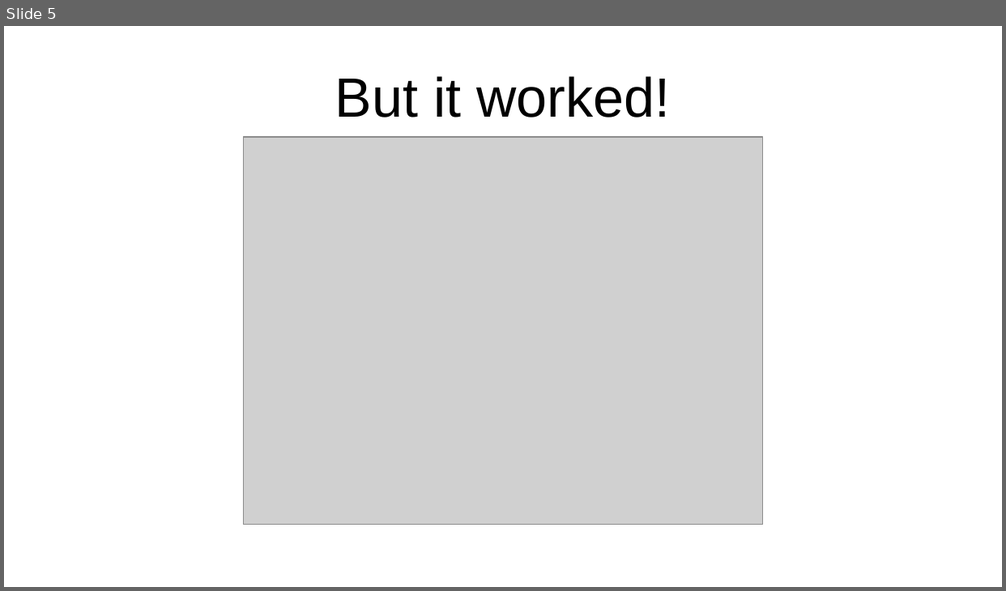
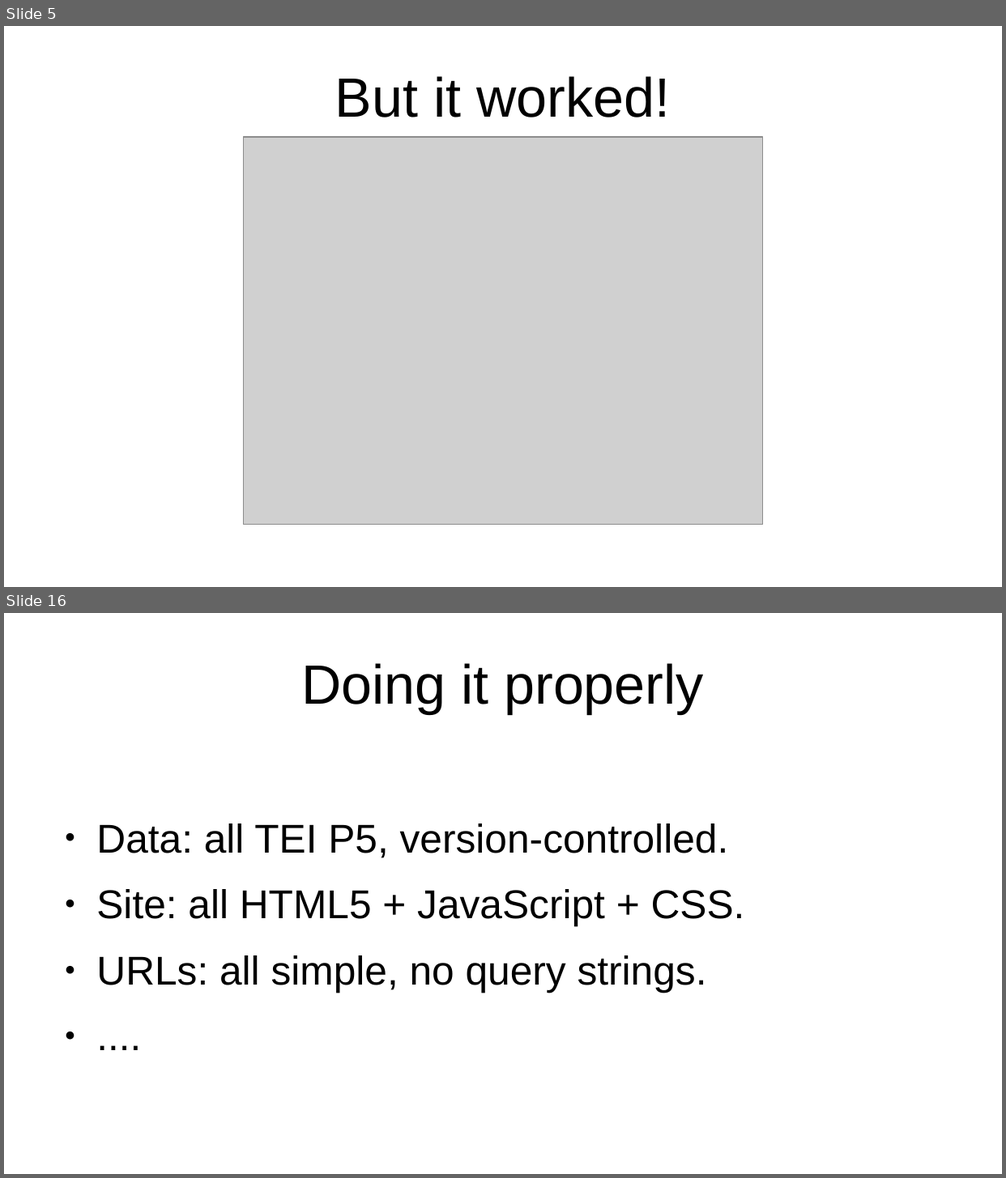
Before and after one commit to projectEndings/Endings, a slide deck: presentations/dhsi2019/how_we_finished_a_project.odp. Shown one above the other, each under a label of ours: slide 5 before the commit, slides 5 and 16 after it; the slides between them are not shown. The pictures are 1006x591 and 1006x1178 pixels, drawn with LibreOffice and Linux fonts; fonts in the diff are those of the drawing; grey boxes stand for pictures; background and template pictures are left out. Boxes give left, top, right and bottom in pixels: in the first picture for what was removed or moved away, otherwise in the second. Text is boxed around its words. In the diff, an @@ line names an element or a change of style, - is before the commit and + after.

```diff
--- a/presentations/dhsi2019/how_we_finished_a_project.odp
+++ b/presentations/dhsi2019/how_we_finished_a_project.odp
@@ slide 16 added at <box>4,613,1002,1174</box>, background #FFFFFF @@
@@ title added at <box>301,663,704,714</box>, 44 pt, text #000000 @@
+Doing it properly
@@ text added at <box>96,824,745,992</box>, 32 pt, text #000000 @@
+● Data: all TEI P5, version-controlled.
+● Site: all HTML5 + JavaScript + CSS.
+● URLs: all simple, no query strings.
+● ....
```
Also in this commit, not shown: 11 other slides added, 1 slide removed, 5 other files.
